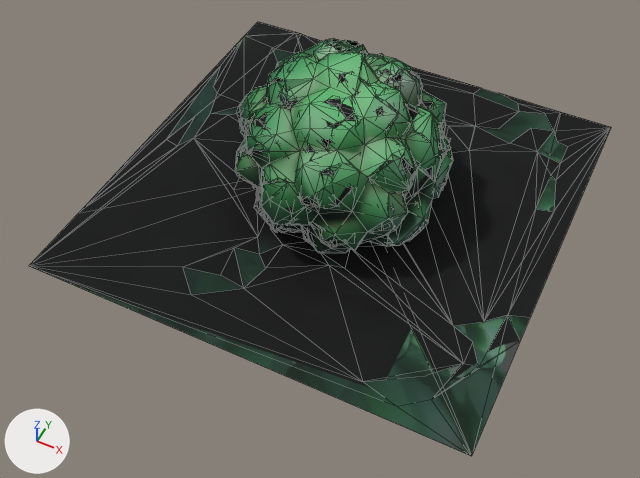
The FBX model Assets/Generated/bush_round.fbx, before and after one commit.
Camera for both pictures: a 50 mm lens placed at (0.663, -1.447, 1.599), pointed at (0.037, -0.194, 0.033). Arrows for +X, +Y and +Z are at lower left; the lights stay in place. The older version comes first. Mesh edges are drawn as thin lines. Vertices at exactly the same position are counted once.

Objects in the first picture: 'bush_round'.
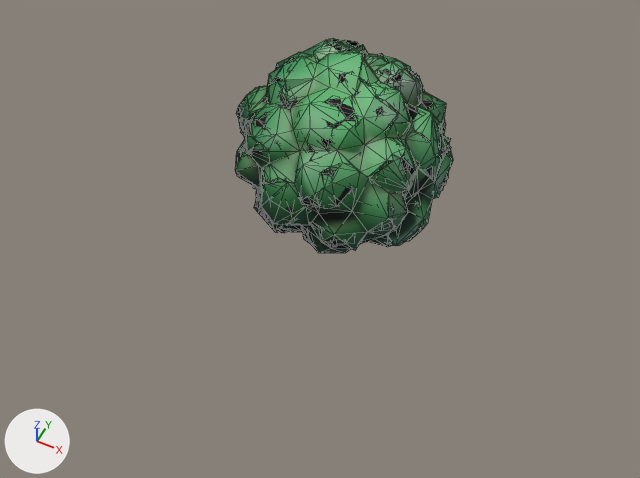
Where the change shows, as pixel boxes [x1, y1, x2, y2] in the pictures (640 x 478 px):
'bush_round', reshaped (62% narrower, 51% shorter): before [29, 22, 611, 456]; after [235, 39, 453, 253]
part 1 of me_mesh_0_370, deleted: before [29, 22, 611, 456]
part 2 of me_mesh_0_370, deleted: before [30, 39, 568, 455]

The edits, one by one:
me_mesh_0_370 is used by ob_bush_round; location (0.0, 0.0, 0.0).
me_mesh_0_370 had 2779 vertices, 2500 faces and spanned x -0.55..0.55, y -0.55..0.55, z -0.002..0.408.
me_mesh_0_370 now has 2545 vertices, 2297 faces and spans x -0.27..0.263, y -0.272..0.275, z 0.003..0.408.
me_mesh_0_370 part 1: the loose piece of 153 vertices spanning x -0.55..0.55, y -0.55..0.55, z -0.002..0.023 is deleted.
me_mesh_0_370 part 2: the loose piece of 9 vertices spanning x -0.55..0.55, y -0.55..0.55, z 0.0..0.005 is deleted.
Other edits to the shape of me_mesh_0_370 do not show in these pictures.
